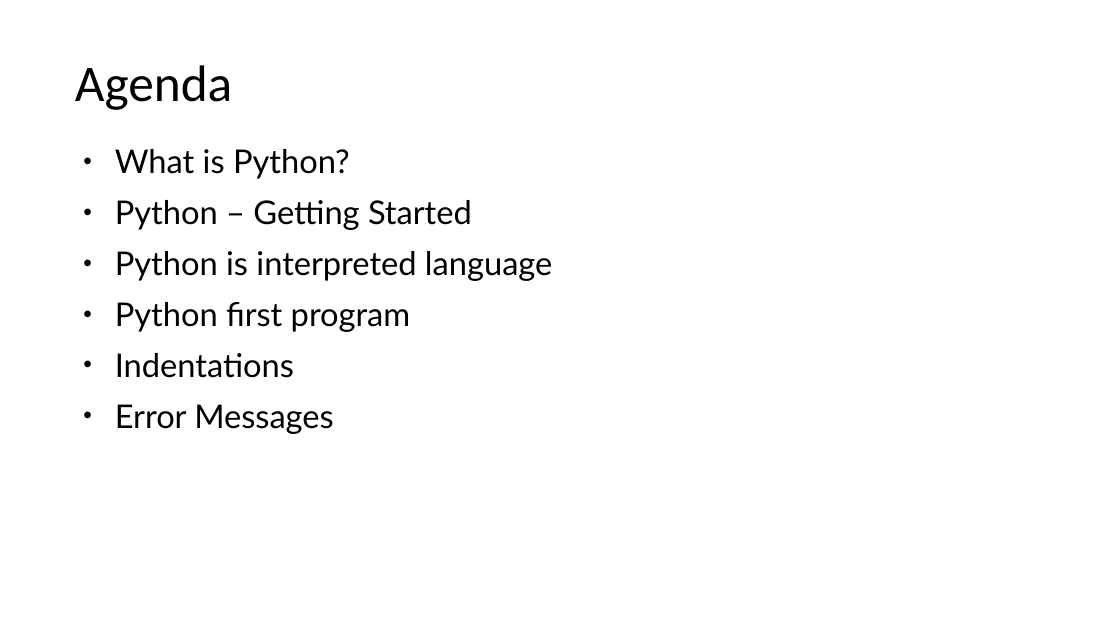
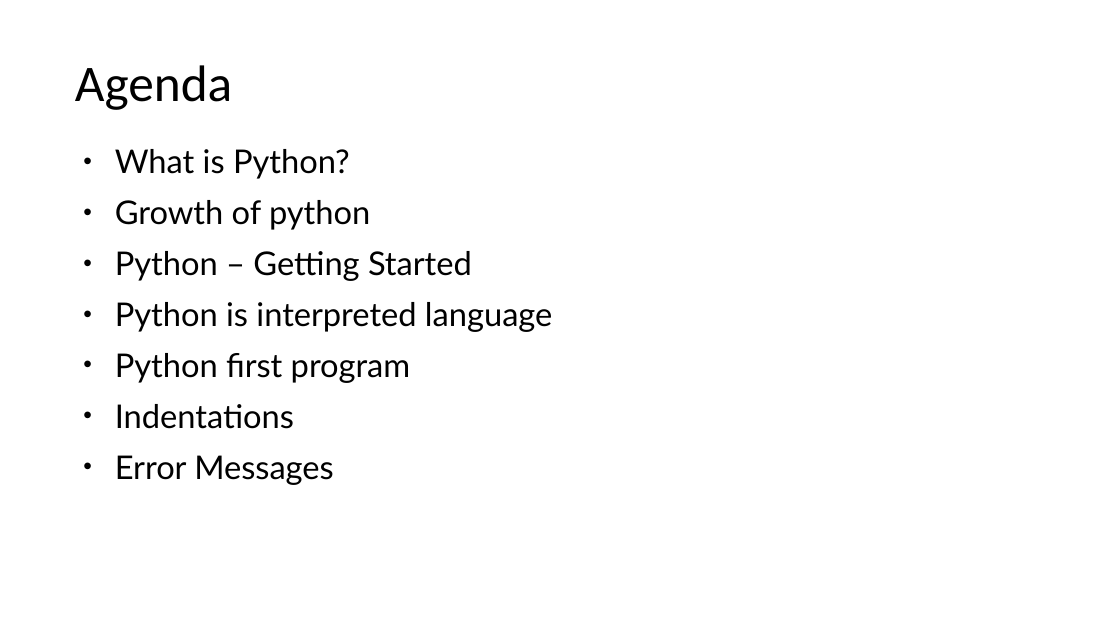
Before and after one commit to Spax04/PythonCourse, a slide deck: slide 2 of basic_new/Module 01 - Basic Concepts.pptx. Drawn at 1120x630 pixels with LibreOffice and Linux fonts; fonts in the diff are those of the drawing. Boxes give left, top, right and bottom in pixels: in the first picture for what was removed or moved away, otherwise in the second. Text is boxed around its words. In the diff, an @@ line names an element or a change of style, - is before the commit and + after.

```diff
--- a/basic_new/Module 01 - Basic Concepts.pptx
+++ b/basic_new/Module 01 - Basic Concepts.pptx
@@ text at [115,200,370,230]: paragraph added @@
+• Growth of python
```
Also in this commit, not shown: 1 other slide changed, 1 slide added, 10 other files.
